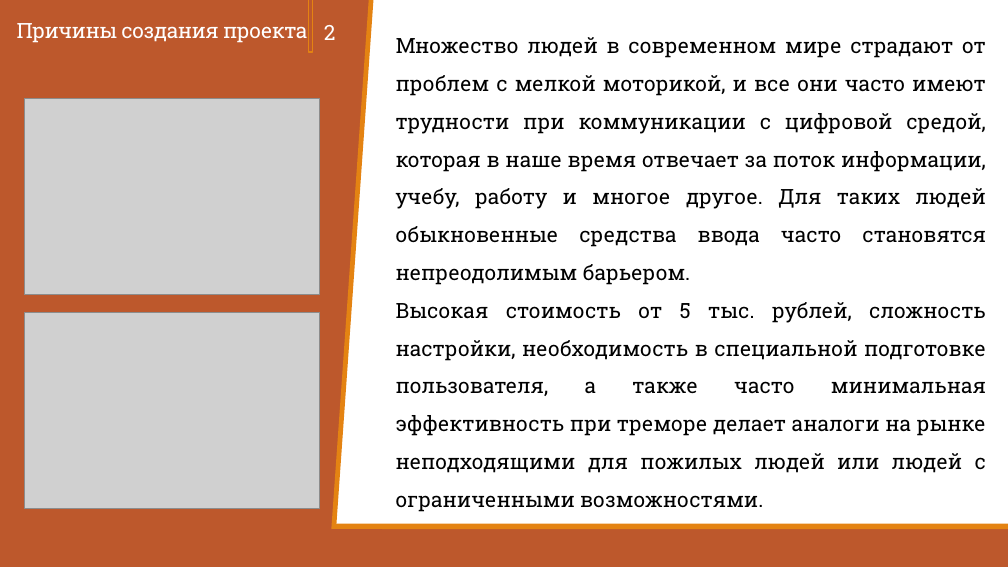
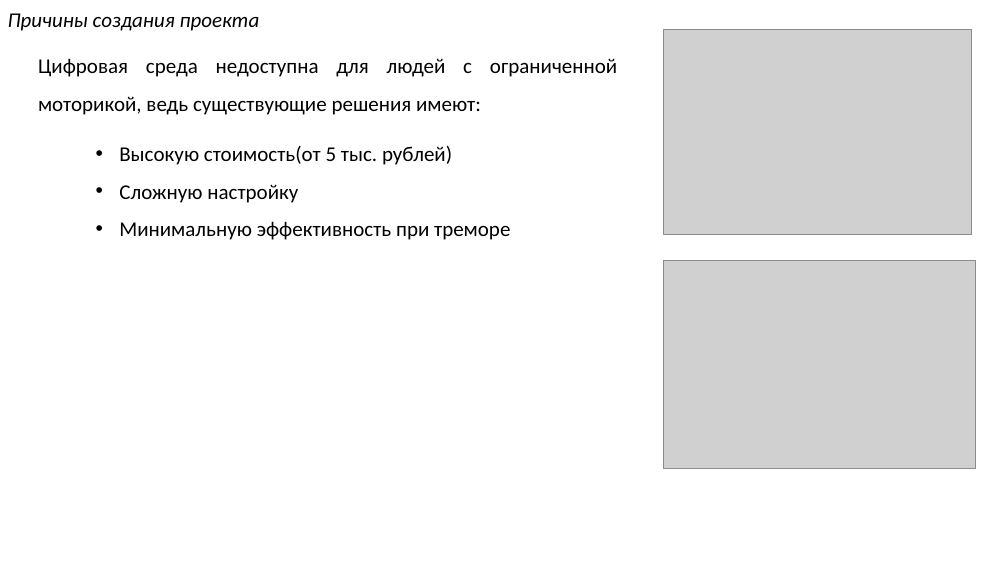
Before and after one commit to Zerocummer/Mmm-Yummers, a slide deck: slide 2 of Мышка для людей с ОВЗ/Документы/Презентация о манипуляторе другая.pptx. Drawn at 1008x567 pixels with LibreOffice and Linux fonts; fonts in the diff are those of the drawing; grey boxes stand for pictures. Boxes give left, top, right and bottom in pixels: in the first picture for what was removed or moved away, otherwise in the second. Text is boxed around its words. In the diff, an @@ line names an element or a change of style, - is before the commit and + after.

```diff
--- a/Мышка для людей с ОВЗ/Документы/Презентация о манипуляторе другая.pptx
+++ b/Мышка для людей с ОВЗ/Документы/Презентация о манипуляторе другая.pptx
@@ title "Причины создания проекта": place and size @@
-title "Причины создания проекта" at [17,23,307,43]
+title "Причины создания проекта" at [8,13,260,31]
@@ title "Причины создания проекта" at [8,13,260,31]: font Roboto Slab to Calibri, text colour #FFFFFF to #000000, letter spacing -0.5 to 0 pt, italic on; line spacing 0.85 to 0.9; vertical alignment bottom to middle @@
@@ rectangle removed at [0,0,374,567] @@
@@ rectangle removed at [309,0,312,52] @@
@@ text removed at [324,25,336,40] @@
-2
@@ picture: place and size @@
-picture at [24,98,319,295]
+picture at [664,29,972,234]
@@ text at [38,58,617,115]: text changed; font Roboto Slab to Calibri @@
-Множество людей в современном мире страдают от проблем с мелкой моторикой, и все они часто имеют трудности при коммуникации с цифровой средой, которая в наше время отвечает за поток информации, учебу, работу и многое другое. Для таких людей обыкновенные средства ввода часто становятся непреодолимым барьером.
-Высокая стоимость от 5 тыс. рублей, сложность настройки, необходимость в специальной подготовке пользователя, а также часто минимальная эффективность при треморе делает аналоги на рынке неподходящими для пожилых людей или людей с ограниченными возможностями.
+  Цифровая среда недоступна для людей с ограниченной моторикой, ведь существующие решения имеют:
@@ rectangle removed at [93,139,929,150] @@
@@ text added at [119,146,510,240], 20 pt, text #000000 @@
+• Высокую стоимость(от 5 тыс. рублей)
+• Сложную настройку
+• Минимальную эффективность при треморе
@@ picture: place and size @@
-picture at [24,312,319,509]
+picture at [664,261,975,469]
@@ rectangle removed at [0,529,1008,567] @@
@@ rectangle removed at [0,524,1008,529] @@
@@ rectangle removed at [302,530,382,567] @@
```
Also in this commit, not shown: 8 other slides changed, 11 other files.
